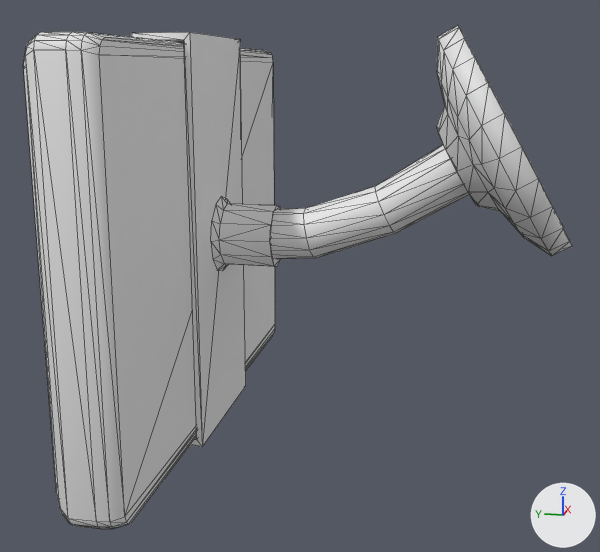
Before and after pictures for a commit that changed the COLLADA model bug/vehicles/bug/components/common/Bug.Misc.dae.
Camera for both pictures: a 50 mm lens placed at (-0.1905, -0.0713, 0.0384), pointed at (-0.0045, -0.0341, -0.0081). Arrows for +X, +Y and +Z are at lower right; the lights stay in place. The picture after the commit comes second. Mesh edges are drawn as thin lines. Where no turn or scale is listed for an object, it has been applied to the vertices.

The older version as bpy lines, for what is in view:
```python
me_gps = bpy.data.meshes.new('gps')
me_gps.from_pydata(...)  # 164 vertices, 312 faces; spans x -0.0626..0.0626, y -0.0127..0.0038, z -0.0446..0.0447
# faces by material slot: [310, 2]
me_gps.materials.append(mat_gps)  # white #e7e7e7
me_gps.materials.append(mat_screen_gps)  # black #000000
me_gpsholder = bpy.data.meshes.new('gpsholder')
me_gpsholder.from_pydata(...)  # 52 vertices, 86 faces; spans x -0.0197..0.0197, y -0.0277..-0.0013, z -0.0463..0.0463
me_gpsholder.materials.append(mat_suctionmount)  # white #e7e7e7
me_suctionmount_alt = bpy.data.meshes.new('suctionmount_alt')
me_suctionmount_alt.from_pydata(...)  # 144 vertices, 260 faces; spans x -0.0271..0.0271, y -0.0948..-0.0191, z -0.006..0.0482
me_suctionmount_alt.materials.append(mat_suctionmount)  # white #e7e7e7
ob_gps = bpy.data.objects.new('gps', me_gps)
ob_gps.location = (0.0, 0.0, 0.0)
ob_gpsholder = bpy.data.objects.new('gpsholder', me_gpsholder)
ob_gpsholder.location = (0.0, 0.0, 0.0)
ob_suctionmount_alt2 = bpy.data.objects.new('suctionmount_alt2', me_suctionmount_alt)
ob_suctionmount_alt2.location = (0.0, 0.0, 0.0)
```
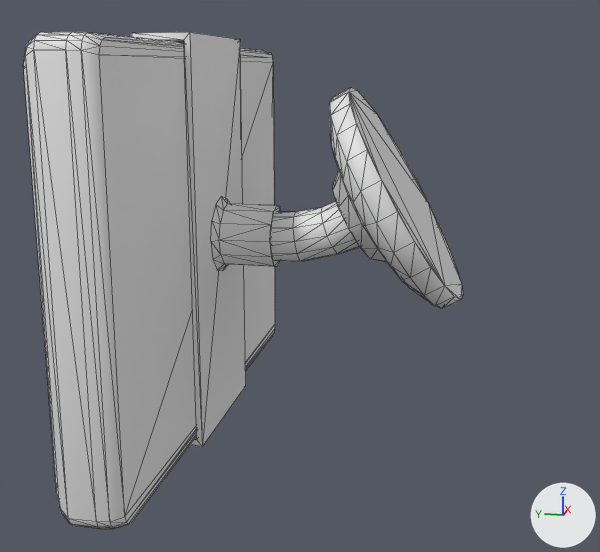
What the commit changed:
me_suctionmount_alt is used by ob_suctionmount_alt2; location (0.0, 0.0, 0.0).
me_suctionmount_alt had 144 vertices, 260 faces and spanned x -0.0271..0.0271, y -0.0948..-0.0191, z -0.006..0.0482.
me_suctionmount_alt now has 144 vertices, 260 faces and spans x -0.0271..0.027, y -0.0718..-0.0191, z -0.0143..0.035.
me_suctionmount_alt part 1: the loose piece of 96 vertices spanning x -0.0271..0.0271, y -0.0948..-0.0638, z -0.0012..0.0482 is moved by (-0.0001, 0.023, -0.0131).
me_suctionmount_alt part 2: 36 of 144 vertices moved; they spanned x -0.006..0.006, y -0.0732..-0.0346, z -0.0047..0.0229 and now span x -0.0061..0.0061, y -0.0516..-0.0322, z -0.0057..0.0105; mean shift (0.0, 0.0124, -0.0063); largest move (-0.0052, -0.0682, 0.0202) -> (-0.0053, -0.0465, 0.0078).

Changed parts and their boxes (x1, y1, x2, y2) in the pictures (600 x 552 px; the box of a moved part takes in the faces that stretch with it):
'suctionmount_alt2', reshaped (36% narrower)
    before: (271, 25, 572, 259)
    after: (271, 88, 463, 309)
part 1 of me_suctionmount_alt, moved or reshaped
    before: (436, 25, 572, 256)
    after: (330, 88, 463, 309)
part 2 of me_suctionmount_alt, moved or reshaped
    before: (271, 145, 469, 259)
    after: (271, 202, 360, 262)
